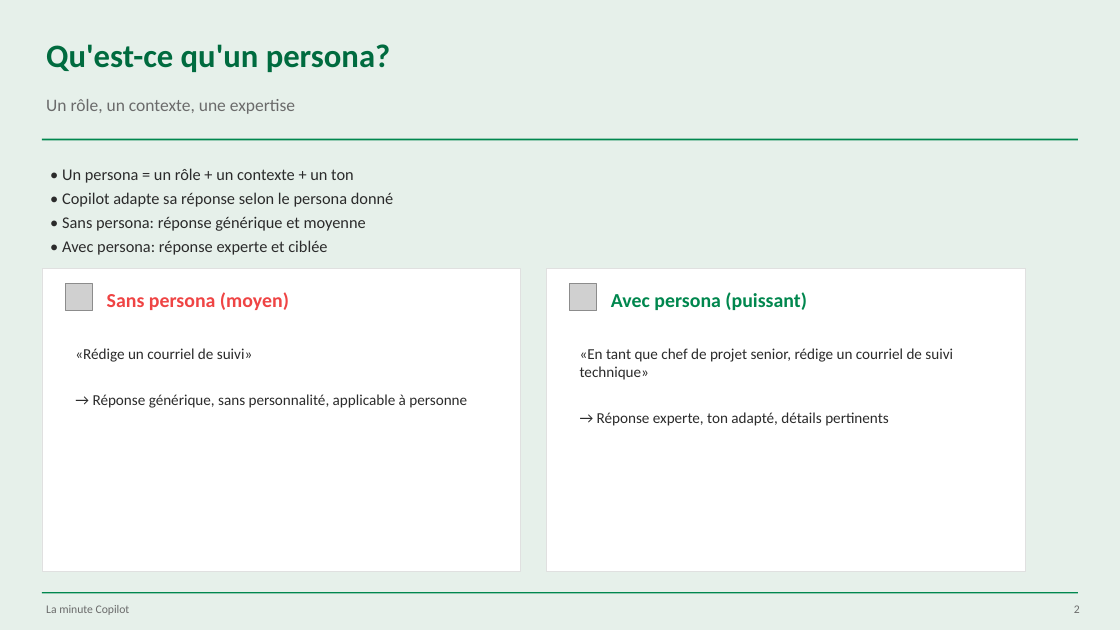
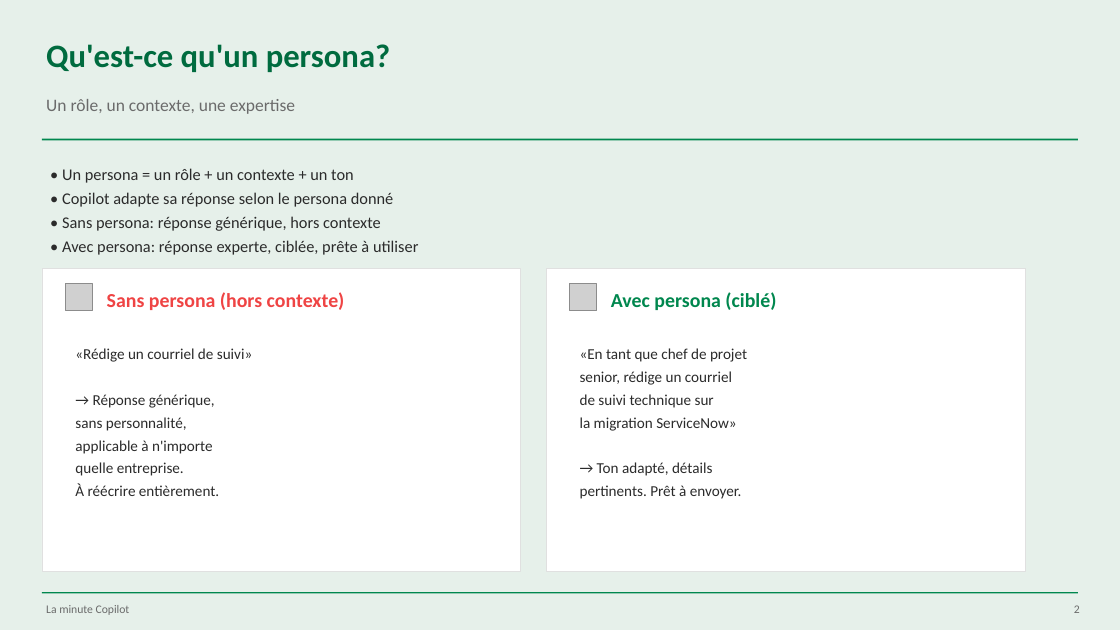
Before and after one commit to martinfou/la-minute-copilot, a slide deck: slide 2 of presentations/La_Minute_Copilot_Personas.pptx. Drawn at 1120x630 pixels with LibreOffice and Linux fonts; fonts in the diff are those of the drawing; grey boxes stand for pictures. Boxes give left, top, right and bottom in pixels: in the first picture for what was removed or moved away, otherwise in the second. Text is boxed around its words. In the diff, an @@ line names an element or a change of style, - is before the commit and + after.

```diff
--- a/presentations/La_Minute_Copilot_Personas.pptx
+++ b/presentations/La_Minute_Copilot_Personas.pptx
@@ text at <box>62,216,418,255</box>: text changed @@
-• Sans persona: réponse générique et moyenne
-• Avec persona: réponse experte et ciblée
+• Sans persona: réponse générique, hors contexte
+• Avec persona: réponse experte, ciblée, prête à utiliser
@@ text at <box>107,292,345,310</box>: text changed @@
-Sans persona (moyen)
+Sans persona (hors contexte)
@@ text at <box>611,292,776,310</box>: text changed @@
-Avec persona (puissant)
+Avec persona (ciblé)
@@ text at <box>580,348,747,499</box>: text changed @@
-«En tant que chef de projet senior, rédige un courriel de suivi technique»
-→ Réponse experte, ton adapté, détails pertinents
+«En tant que chef de projet
+senior, rédige un courriel
+de suivi technique sur
+la migration ServiceNow»
+→ Ton adapté, détails
+pertinents. Prêt à envoyer.
@@ text at <box>75,394,219,496</box>: text changed @@
-→ Réponse générique, sans personnalité, applicable à personne
+→ Réponse générique,
+sans personnalité,
+applicable à n'importe
+quelle entreprise.
+À réécrire entièrement.
```
Also in this commit, not shown: 5 other slides changed, 7 other files.
